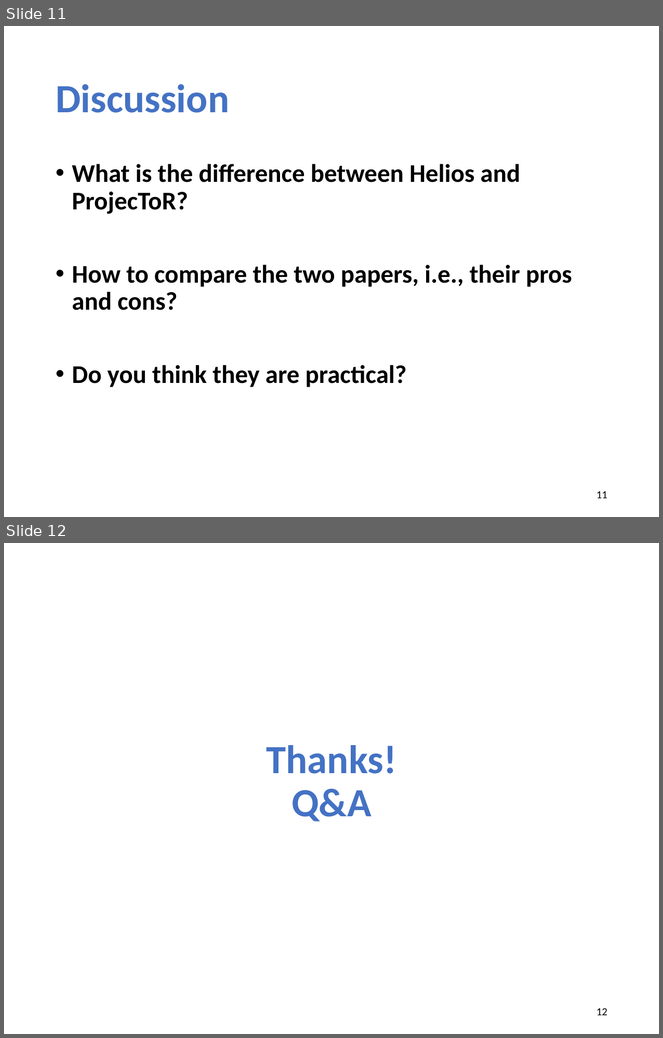
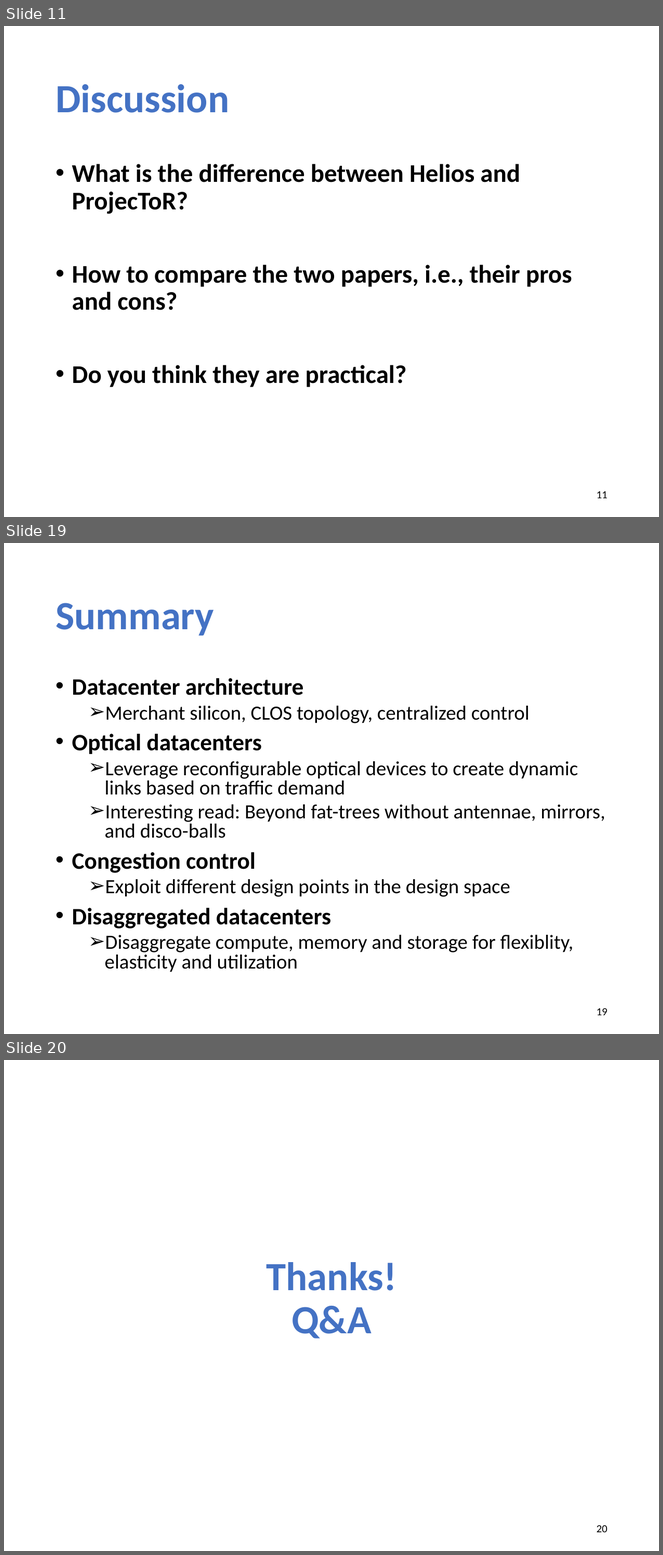
Before and after one commit to xinjin/course-adv-net, a slide deck: slides/lec06_datacenter.pptx. Shown one above the other, each under a label of ours: slides 11 and 12 before the commit, slides 11, 19 and 20 after it; the slides between them are not shown. The pictures are 663x1038 and 663x1555 pixels, drawn with LibreOffice and Linux fonts; fonts in the diff are those of the drawing. Boxes give left, top, right and bottom in pixels: in the first picture for what was removed or moved away, otherwise in the second. Text is boxed around its words. In the diff, an @@ line names an element or a change of style, - is before the commit and + after.

```diff
--- a/slides/lec06_datacenter.pptx
+++ b/slides/lec06_datacenter.pptx
@@ slide 19 added at box(4, 543, 659, 1034), background #FFFFFF @@
@@ title added at box(55, 603, 214, 636), 44 pt, text #4472C4, bold @@
+Summary
@@ text added at box(72, 678, 606, 973), 22.2 pt, text #000000 @@
+• Datacenter architecture
+  ➢ Merchant silicon, CLOS topology, centralized control
+• Optical datacenters
+  ➢ Leverage reconfigurable optical devices to create dynamic links based on traffic demand
+  ➢ Interesting read: Beyond fat-trees without antennae, mirrors, and disco-balls
+• Congestion control
+  ➢ Exploit different design points in the design space
+• Disaggregated datacenters
+  ➢ Disaggregate compute, memory and storage for flexiblity, elasticity and utilization
@@ page number added at box(597, 1008, 608, 1016), 12 pt, text #000000 @@
+19
@@ what was slide 12 is now slide 20 @@
@@ page number at box(597, 1525, 608, 1533): text changed @@
-12
+20
```
Also in this commit, not shown: 1 slide changed, 7 other slides added, 2 other files.
